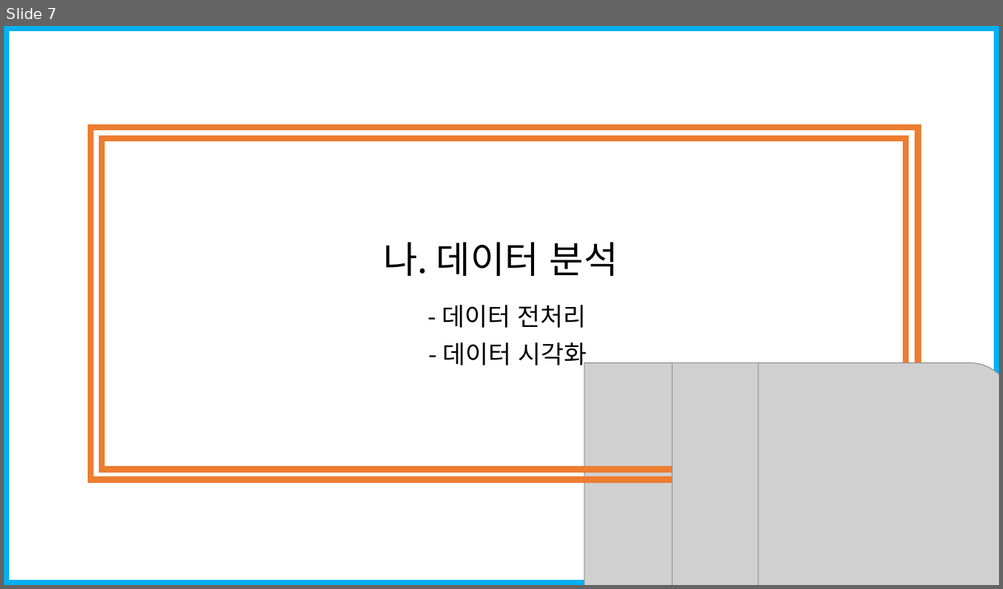
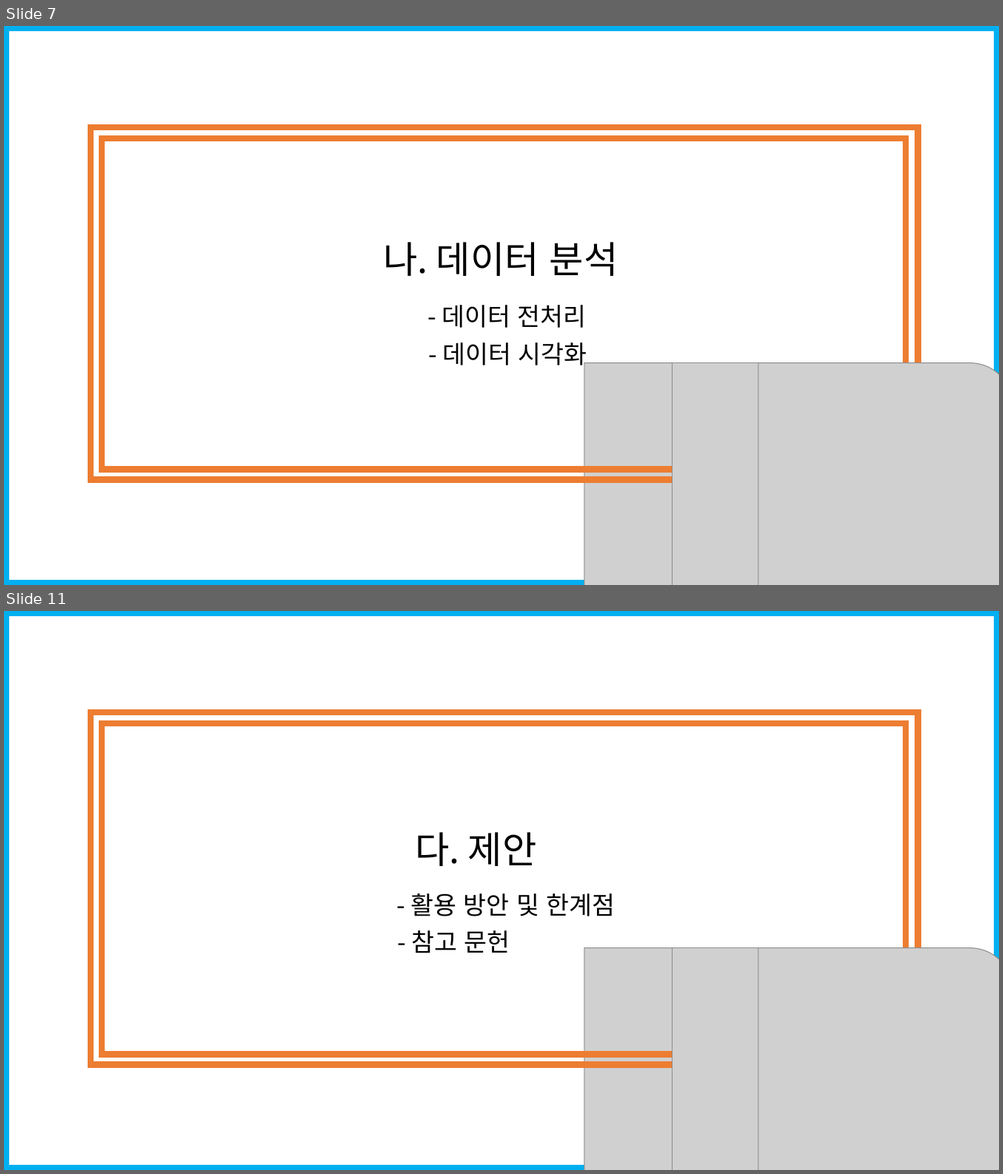
Before and after one commit to seungjae1162/SportsData, a slide deck: standard_in_2020-12-31/코로나19에따른 스포츠시설 폐업 수(20201228_20210103).pptx. Shown one above the other, each under a label of ours: slide 7 before the commit, slides 7 and 11 after it; the slides between them are not shown. The pictures are 1003x589 and 1003x1174 pixels, drawn with LibreOffice and Linux fonts; fonts in the diff are those of the drawing; grey boxes stand for pictures. Boxes give left, top, right and bottom in pixels: in the first picture for what was removed or moved away, otherwise in the second. Text is boxed around its words. In the diff, an @@ line names an element or a change of style, - is before the commit and + after.

```diff
--- a/standard_in_2020-12-31/코로나19에따른 스포츠시설 폐업 수(20201228_20210103).pptx
+++ b/standard_in_2020-12-31/코로나19에따른 스포츠시설 폐업 수(20201228_20210103).pptx
@@ slide 11 added at (4, 611, 999, 1170), background #FFFFFF; not listed: 1 template element that a slide beside it also shows @@
@@ rectangle added at (91, 712, 918, 1065), outline #ED7D31 6 pt @@
@@ rectangle added at (102, 723, 905, 1055), outline #ED7D31 6 pt @@
@@ text added at (415, 832, 537, 866), 36 pt, text #000000 @@
+다. 제안
@@ text added at (411, 894, 614, 917), 24 pt, text #000000 @@
+- 활용 방안 및 한계점
@@ text added at (412, 931, 510, 954), 24 pt, text #000000 @@
+- 참고 문헌
@@ picture added at (584, 948, 839, 1170) @@
@@ picture added at (671, 948, 926, 1170) @@
@@ picture added at (758, 948, 999, 1170) @@
```
Also in this commit, not shown: 5 slides changed, 3 slides removed.
